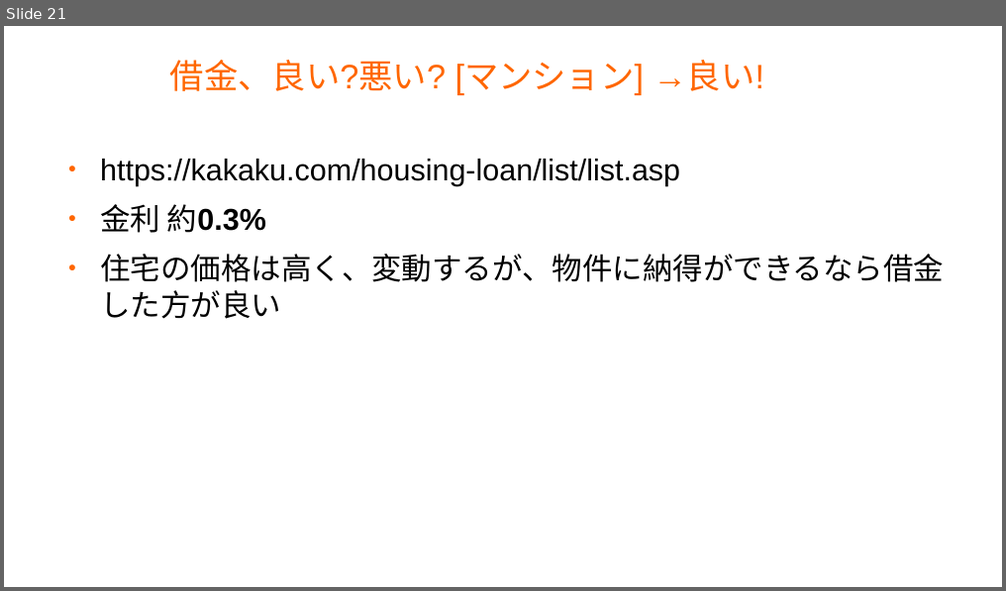
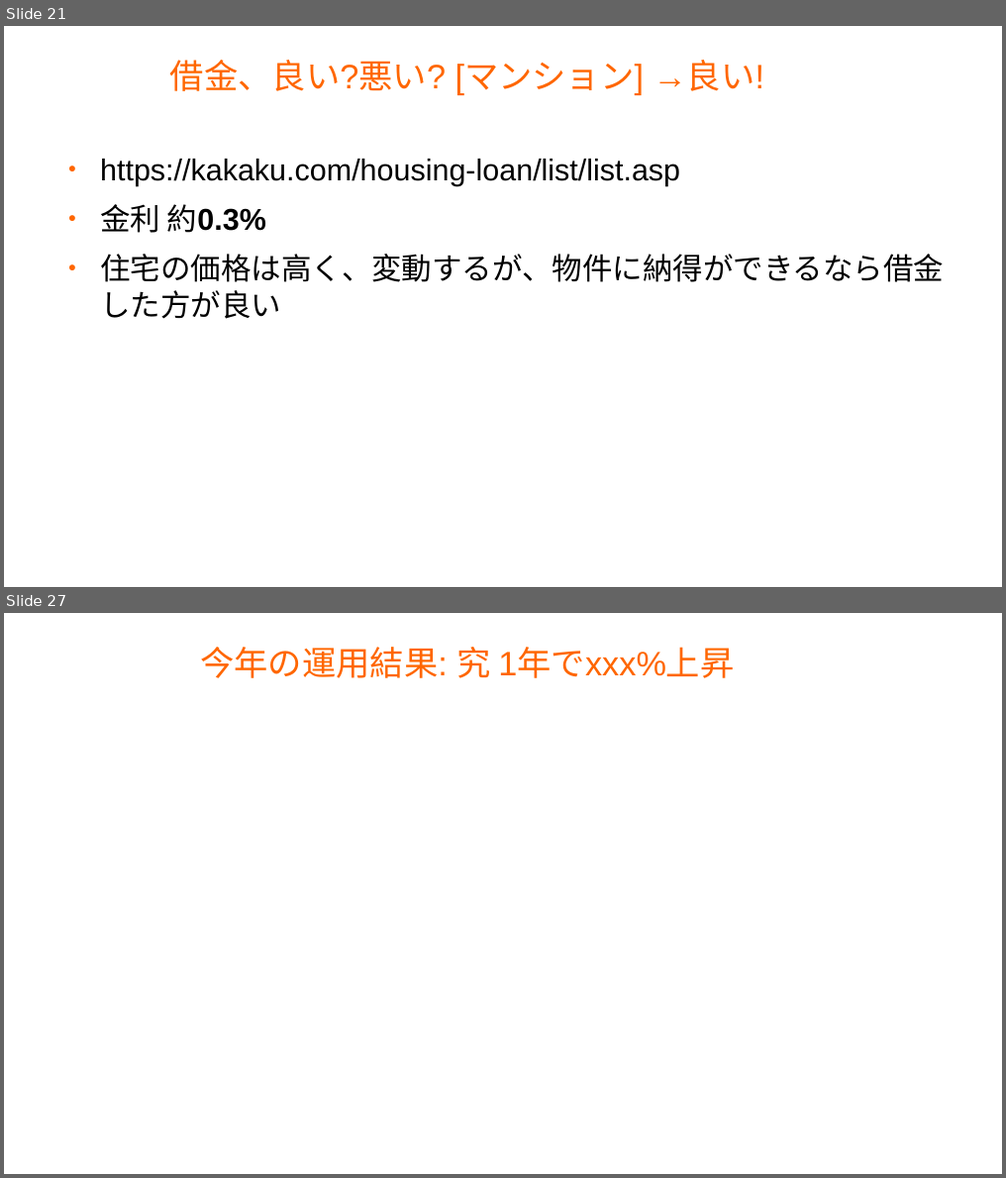
Before and after one commit to master-q/masterq-docs, a slide deck: presentations/20231126-invest_report/20231126-invest_report.odp. Shown one above the other, each under a label of ours: slide 21 before the commit, slides 21 and 27 after it; the slides between them are not shown. The pictures are 1006x591 and 1006x1178 pixels, drawn with LibreOffice and Linux fonts; fonts in the diff are those of the drawing; background and template pictures are left out. Boxes give left, top, right and bottom in pixels: in the first picture for what was removed or moved away, otherwise in the second. Text is boxed around its words. In the diff, an @@ line names an element or a change of style, - is before the commit and + after.

```diff
--- a/presentations/20231126-invest_report/20231126-invest_report.odp
+++ b/presentations/20231126-invest_report/20231126-invest_report.odp
@@ slide 27 added at <box>4,613,1002,1174</box>, background #FFFFFF @@
@@ title added at <box>200,647,734,678</box>, 27 pt, text #FF6600 @@
+今年の運用結果: 究 1年でxxx%上昇
```
Also in this commit, not shown: 4 slides changed, 10 other slides added.
